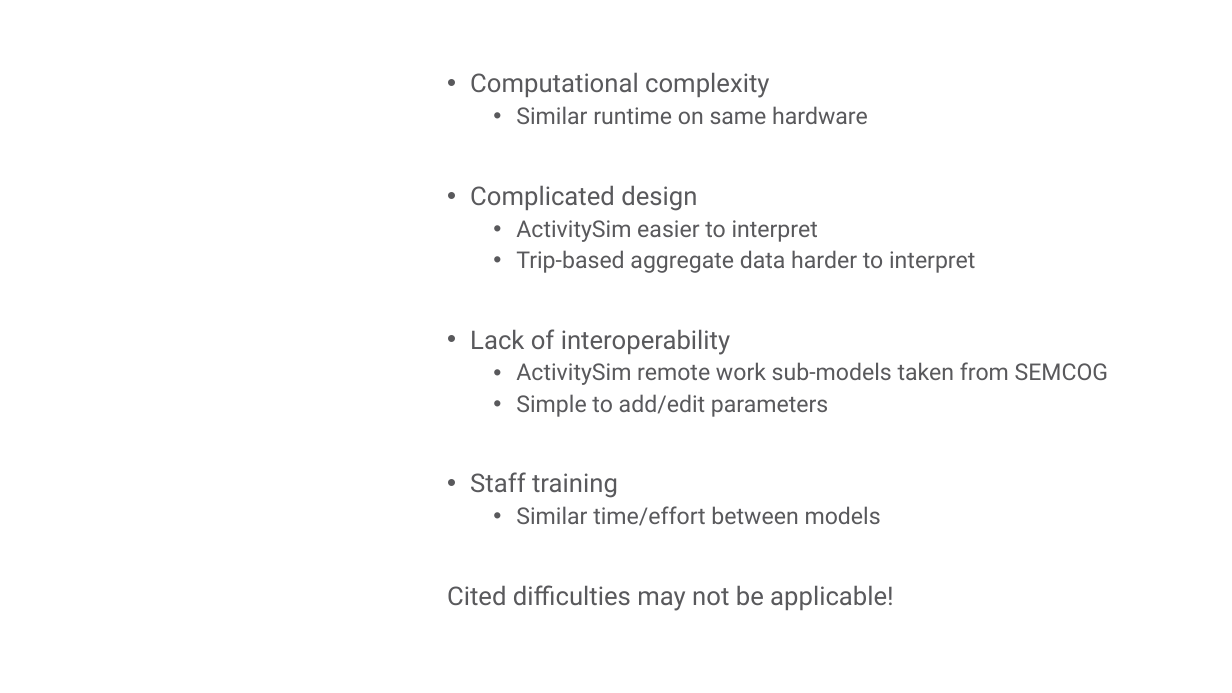
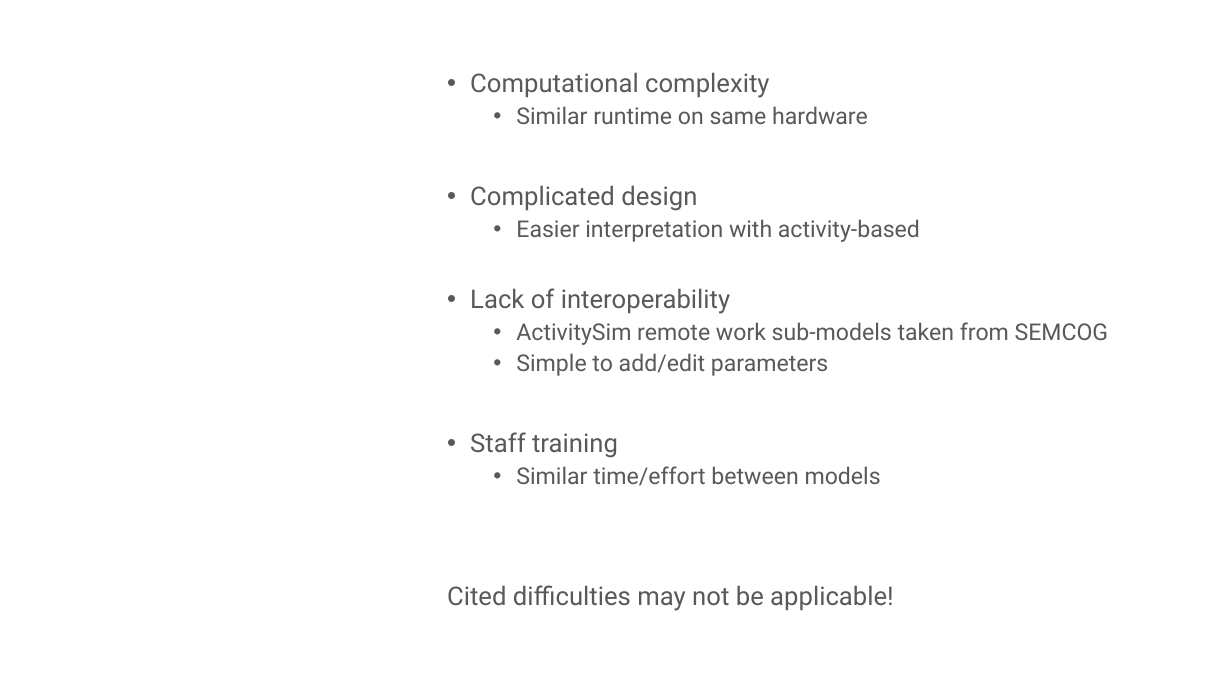
Before and after one commit to atchley-sha/thesis, a slide deck: slide 24 of thesis.pptx. Drawn at 1232x693 pixels with LibreOffice and Linux fonts; fonts in the diff are those of the drawing; background and template pictures are left out. Boxes give left, top, right and bottom in pixels: in the first picture for what was removed or moved away, otherwise in the second. Text is boxed around its words. In the diff, an @@ line names an element or a change of style, - is before the commit and + after.

```diff
--- a/thesis.pptx
+++ b/thesis.pptx
@@ text at <box>516,219,920,242</box>: text changed @@
-  • ActivitySim easier to interpret
-  • Trip-based aggregate data harder to interpret
+  • Easier interpretation with activity-based
```
Also in this commit, not shown: 1 other slide changed, 1 other file.
